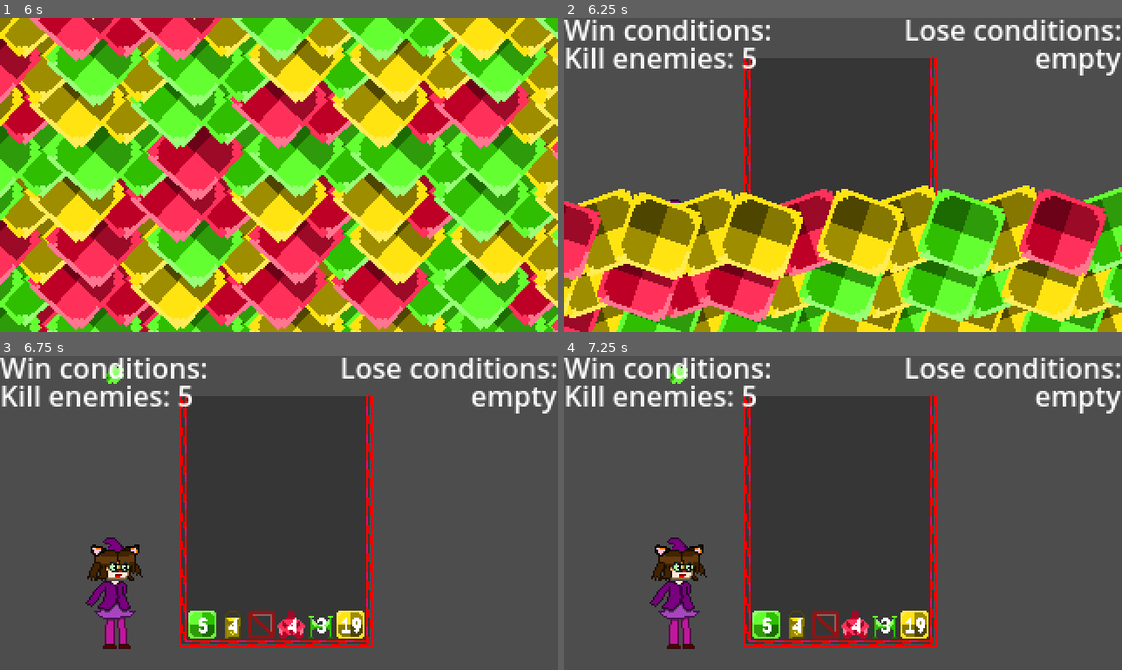
Above: before the commit, frames 1-4 (two rows, left to right).
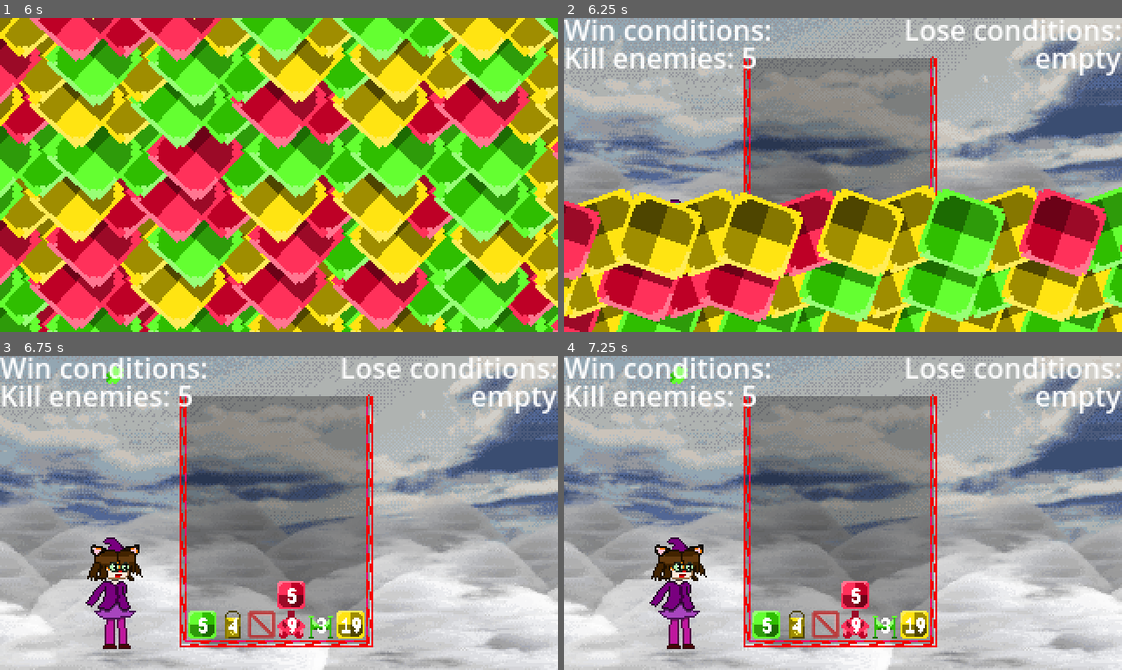
Above: after the commit, the same moments.

Repository: HuskyGameDev/2025f-team2
Game: Godot game, scene res://Scenes/TestScenes/MainMenu.tscn
The game is run twice, just before and just after one commit, with the same random seed, the same clock (stepped at 60 frames per second) and the same inputs.
Inputs (mouse positions are in pixels of both pictures, inside the frame that each line leads up to):
- Up to frame 1 (6 s): click "Play Game" at 0.5 s; click "Play Game" at 1.25 s; hold Right (right) 2.03-2.78 s; hold Z (release) 2.03-2.78 s; hold Down (down) 2.78-3.53 s; tap Z (release) at 2.85, 3.8, 4.35 s; hold Right (right) 3.53-4.28 s; hold R (reroll) 3.53-4.28 s; hold Up (up) 4.28-5.03 s; hold Left (left) 5.03-5.75 s; hold Z (release) 5.03-5.75 s; click (485, 288) at 5.75 s
- Up to frame 2 (6.25 s): no input
- Up to frame 3 (6.75 s): hold Left (left) from 6.53 s (still down); tap R (reroll) at 6.6 s
- Up to frame 4 (7.25 s): keep holding Left (left); tap Z (release) at 6.8 s

Frame 1 is identical in both runs. In frame 2, 54% of the frame differs, in the area x 0-100%, y 0-60%; in frame 3, 93%, in the area x 0-100%, y 0-100%; in frame 4, 93%.
Error in both runs: Invalid access to property or key 'blockValue' on a base object of type 'previously freed'. (res://Scripts/Gameplay/TutorialControl.gd:153)

Commit message:
Return Background and Fixed weird bug

Diff:
--- a/Resources/scripts/LevelState.gd
+++ b/Resources/scripts/LevelState.gd
@@ -3,7 +3,12 @@
 class_name LevelState
 extends Resource
 
+enum Backgrounds{
+	Clouds
+}
+
 @export var levelOrder : PlacementOrder
 @export var blockOrder : BlockOrder
 @export var enemyStats: LevelEnemyStats
 @export var wlconditions: WinLossConditions
+@export var background : Backgrounds
--- a/Scenes/ActualLevels/Level_0 (template)/Level_0.tscn
+++ b/Scenes/ActualLevels/Level_0 (template)/Level_0.tscn
@@ -13,7 +13,6 @@
 [ext_resource type="PackedScene" uid="uid://cwepxmyofmf4r" path="res://Scenes/UI_Objects/pause_menu.tscn" id="12_ig5go"]
 [ext_resource type="Script" uid="uid://xgdtyc2a8otu" path="res://Scripts/UI_Scripts/PauseMenu.gd" id="13_3in4i"]
 [ext_resource type="PackedScene" uid="uid://citcs1qcfo0ru" path="res://Scenes/UI_Objects/WinLoseScreen.tscn" id="14_b2ivo"]
-[ext_resource type="PackedScene" uid="uid://dnr1ycyay0p0u" path="res://Scenes/BackgroundAssets/cloud_background.tscn" id="15_2x6fn"]
 
 [sub_resource type="Gradient" id="Gradient_j3c8t"]
 colors = PackedColorArray(1, 1, 1, 1, 1, 1, 1, 1)
@@ -370,9 +369,6 @@
 
 [node name="WinLoseScreen" parent="." instance=ExtResource("14_b2ivo")]
 
-[node name="Background" parent="." instance=ExtResource("15_2x6fn")]
-visible = false
-
 [node name="ListConditions" type="Control" parent="."]
 layout_mode = 3
 anchors_preset = 0
@@ -405,5 +401,3 @@
 
 [connection signal="pressed" from="BoxFiller/Button" to="BoxFiller" method="_on_reroll_button_pressed"]
 [connection signal="pressed" from="BoxFiller/Button" to="BoxFiller/Button" method="_on_pressed"]
-
-[editable path="Background"]
--- a/Scenes/ActualLevels/Level_0 (template)/Level_0LevelState.tres
+++ b/Scenes/ActualLevels/Level_0 (template)/Level_0LevelState.tres
@@ -1,13 +1,113 @@
-[gd_resource type="Resource" script_class="LevelState" load_steps=5 format=3 uid="uid://cjdqe6klu8mrp"]
+[gd_resource type="Resource" script_class="LevelState" load_steps=23 format=3 uid="uid://cjdqe6klu8mrp"]
 
 [ext_resource type="Resource" uid="uid://b1ne1ap25mign" path="res://Scenes/ActualLevels/Level_0 (template)/Level_0EnemyStats.tres" id="1_86uu3"]
+[ext_resource type="Script" uid="uid://38vanp3lsifc" path="res://Resources/scripts/BlockRows.gd" id="1_kj2ys"]
 [ext_resource type="Script" uid="uid://4qlmb4eym05e" path="res://Resources/scripts/LevelState.gd" id="1_ttqcw"]
+[ext_resource type="Script" uid="uid://b4802g7da1mrw" path="res://Resources/scripts/Block.gd" id="2_emgia"]
 [ext_resource type="Resource" uid="uid://capmwvl2e3a4t" path="res://Scenes/ActualLevels/Level_0 (template)/Level_0PlacementOrder.tres" id="2_twxbd"]
+[ext_resource type="Script" uid="uid://dysfew0ala1lg" path="res://Resources/scripts/LevelBlockOrder.gd" id="3_l7iy4"]
 [ext_resource type="Resource" uid="uid://yrs1yb5ng3nm" path="res://Scenes/ActualLevels/Level_0 (template)/Level_0WinLossConditions.tres" id="4_7qf73"]
+
+[sub_resource type="Resource" id="Resource_xm5v2"]
+script = ExtResource("2_emgia")
+blockType = 0
+blockColor = 0
+value = 5
+metadata/_custom_type_script = "uid://b4802g7da1mrw"
+
+[sub_resource type="Resource" id="Resource_e2w60"]
+script = ExtResource("2_emgia")
+blockType = 0
+blockColor = 0
+value = 5
+metadata/_custom_type_script = "uid://b4802g7da1mrw"
+
+[sub_resource type="Resource" id="Resource_bs22u"]
+script = ExtResource("2_emgia")
+blockType = 0
+blockColor = 0
+value = 5
+metadata/_custom_type_script = "uid://b4802g7da1mrw"
+
+[sub_resource type="Resource" id="Resource_l3awb"]
+script = ExtResource("2_emgia")
+blockType = 0
+blockColor = 0
+value = 5
+metadata/_custom_type_script = "uid://b4802g7da1mrw"
+
+[sub_resource type="Resource" id="Resource_t0o56"]
+script = ExtResource("1_kj2ys")
+blocks = Array[ExtResource("2_emgia")]([SubResource("Resource_xm5v2"), SubResource("Resource_e2w60"), SubResource("Resource_bs22u"), SubResource("Resource_l3awb"), null, null])
+metadata/_custom_type_script = "uid://38vanp3lsifc"
+
+[sub_resource type="Resource" id="Resource_bnes5"]
+script = ExtResource("2_emgia")
+blockType = 0
+blockColor = 1
+value = 5
+metadata/_custom_type_script = "uid://b4802g7da1mrw"
+
+[sub_resource type="Resource" id="Resource_0uxfl"]
+script = ExtResource("2_emgia")
+blockType = 0
+blockColor = 1
+value = 5
+metadata/_custom_type_script = "uid://b4802g7da1mrw"
+
+[sub_resource type="Resource" id="Resource_46wlu"]
+script = ExtResource("2_emgia")
+blockType = 0
+blockColor = 1
+value = 5
+metadata/_custom_type_script = "uid://b4802g7da1mrw"
+
+[sub_resource type="Resource" id="Resource_2ewu3"]
+script = ExtResource("1_kj2ys")
+blocks = Array[ExtResource("2_emgia")]([SubResource("Resource_bnes5"), SubResource("Resource_0uxfl"), SubResource("Resource_46wlu"), null, null, null])
+metadata/_custom_type_script = "uid://38vanp3lsifc"
+
+[sub_resource type="Resource" id="Resource_71ore"]
+script = ExtResource("2_emgia")
+blockType = 0
+blockColor = 2
+value = 5
+metadata/_custom_type_script = "uid://b4802g7da1mrw"
+
+[sub_resource type="Resource" id="Resource_5e50x"]
+script = ExtResource("2_emgia")
+blockType = 0
+blockColor = 2
+value = 5
+metadata/_custom_type_script = "uid://b4802g7da1mrw"
+
+[sub_resource type="Resource" id="Resource_x7yle"]
+script = ExtResource("1_kj2ys")
+blocks = Array[ExtResource("2_emgia")]([SubResource("Resource_71ore"), SubResource("Resource_5e50x"), null, null, null, null])
+metadata/_custom_type_script = "uid://38vanp3lsifc"
+
+[sub_resource type="Resource" id="Resource_y2r4a"]
+script = ExtResource("2_emgia")
+blockType = 0
+blockColor = 0
+value = 5
+metadata/_custom_type_script = "uid://b4802g7da1mrw"
+
+[sub_resource type="Resource" id="Resource_150pf"]
+script = ExtResource("1_kj2ys")
+blocks = Array[ExtResource("2_emgia")]([SubResource("Resource_y2r4a"), null, null, null, null, null])
+metadata/_custom_type_script = "uid://38vanp3lsifc"
+
+[sub_resource type="Resource" id="Resource_2xwni"]
+script = ExtResource("3_l7iy4")
+levelOrder = Array[ExtResource("1_kj2ys")]([SubResource("Resource_t0o56"), SubResource("Resource_2ewu3"), SubResource("Resource_x7yle"), SubResource("Resource_150pf")])
+metadata/_custom_type_script = "uid://dysfew0ala1lg"
 
 [resource]
 script = ExtResource("1_ttqcw")
 levelOrder = ExtResource("2_twxbd")
+blockOrder = SubResource("Resource_2xwni")
 enemyStats = ExtResource("1_86uu3")
 wlconditions = ExtResource("4_7qf73")
+background = 0
 metadata/_custom_type_script = "uid://4qlmb4eym05e"
--- a/Scenes/TestScenes/TestScene.tscn
+++ b/Scenes/TestScenes/TestScene.tscn
@@ -94,6 +94,7 @@
 blockOrder = SubResource("Resource_au50a")
 enemyStats = ExtResource("3_j3c8t")
 wlconditions = ExtResource("4_nxyhc")
+background = 0
 metadata/_custom_type_script = "uid://4qlmb4eym05e"
 
 [sub_resource type="Gradient" id="Gradient_j3c8t"]
--- a/Scenes/TestScenes/TutorialLevel.tscn
+++ b/Scenes/TestScenes/TutorialLevel.tscn
@@ -11,9 +11,6 @@
 
 [node name="Border" parent="LevelManager" index="0"]
 default_color = Color(1, 0, 1, 1)
-
-[node name="Background" parent="LevelManager" index="5"]
-visible = false
 
 [node name="TutorialController" type="Control" parent="." node_paths=PackedStringArray("label", "textbox", "levelmngr", "boxfill", "levelgrid")]
 process_mode = 3
--- a/Scenes/TestScenes/WinLoseTesting.tscn
+++ b/Scenes/TestScenes/WinLoseTesting.tscn
@@ -14,25 +14,6 @@
 winlosescreen = NodePath("../WinLoseScreen")
 listWins = NodePath("../ListConditions/WinCons")
 listLoses = NodePath("../ListConditions/LoseCons")
-
-[node name="Background" parent="Level" index="5"]
-self_modulate = Color(0.784916, 0.440414, 0.523723, 1)
-
-[node name="Cloud4" parent="Level/Background/Node2D" index="0"]
-modulate = Color(1, 0.101961, 0.054902, 1)
-
-[node name="Cloud3" parent="Level/Background/Node2D" index="1"]
-modulate = Color(1, 0.101961, 0.054902, 1)
-
-[node name="Cloud2" parent="Level/Background/Node2D" index="2"]
-modulate = Color(1, 0.101961, 0.054902, 1)
-
-[node name="Cloud1" parent="Level/Background/Node2D" index="3"]
-modulate = Color(1, 0.101961, 0.054902, 1)
-
-[node name="CloudyBG" parent="Level/Background/Node2D" index="4"]
-self_modulate = Color(1, 0.241491, 0.841193, 1)
-material = null
 
 [node name="ListConditions" type="Control" parent="."]
 layout_mode = 3
@@ -101,5 +82,4 @@
 [connection signal="pressed" from="Reset/Restart" to="Reset/Restart" method="_on_pressed"]
 
 [editable path="Level"]
-[editable path="Level/Background"]
 [editable path="WinLoseScreen"]
--- a/Scripts/Gameplay/BoxHandler.gd
+++ b/Scripts/Gameplay/BoxHandler.gd
@@ -16,6 +16,10 @@
 var bType : BlockType = BlockType.Block
 
 var placed : bool
+
+var prePlaced : bool = false
+var prePlaceInvinc : int = 5
+
 var floating : bool = true
 
 signal on_placed
@@ -35,10 +39,16 @@
 func _onFallTick():
 	if floating:
 		return
+	if prePlaced:
+		if prePlaceInvinc <= 0:
+			prePlaced = false
+		prePlaceInvinc -= 1
+		return
 	if bType == BlockType.Block:
 		if levelGrid != null and levelGrid.get_all_blocks_in_board().find(self) == -1:
 			# debugging fallback
 			print("BoxHandler: not found in board list: color=", str(bColor), " value=", str(blockValue))
+
 		if levelGrid != null:
 			levelGrid.setPositionOfBlockOnBoard(self)
 		if blockValue >= bombThreshold:
@@ -95,14 +105,14 @@
 func moveDown(control : bool = true):
 	if (bPosition.y - 1) < 0:
 		await levelGrid.place_block(self)
-		if control:
+		if control and not prePlaced:
 			levelGrid.next_block()
 		return
 
 	var below = levelGrid.blocks[bPosition.y - 1][bPosition.x]
 	if below != null:
 		# --- Enemy collision ---
-		if below.bType == BlockType.Enemy:
+		if below.bType == BlockType.Enemy and not prePlaced:
 			# call enemy collision logic (enemy will handle color check/damage)
 			if below.has_method("on_block_collision"):
 				below.on_block_collision(self)
@@ -117,7 +127,7 @@
 			return
 
 		# --- Indestructible handling ---
-		if below.bType == BlockType.Indestructible:
+		if below.bType == BlockType.Indestructible and not prePlaced:
 			if control:
 				await levelGrid.place_block(self)
 				levelGrid.next_block()
@@ -126,7 +136,7 @@
 			return
 
 		# --- Merge handling ---
-		elif levelGrid.blockCheck(levelGrid.blocks[bPosition.y][bPosition.x], below):
+		elif levelGrid.blockCheck(levelGrid.blocks[bPosition.y][bPosition.x], below) and not prePlaced:
 			levelGrid.mergeBlocks(levelGrid.blocks[bPosition.y][bPosition.x], below)
 			if control:
 				levelGrid.next_block()
@@ -136,7 +146,7 @@
 
 		# --- Normal stop ---
 		else:
-			if control:
+			if control and not prePlaced:
 				await levelGrid.place_block(self)
 				levelGrid.next_block()
 			if has_signal("on_placed"):
--- a/Scripts/Gameplay/GlobalNodeLoader.gd
+++ b/Scripts/Gameplay/GlobalNodeLoader.gd
@@ -9,3 +9,6 @@
 var static_enemy_node = load("res://Scenes/GameObjects/enemyStatic.tscn")
 var floater_enemy_node = load("res://Scenes/GameObjects/enemyFloater.tscn")
 var painter_enemy_node = load("res://Scenes/GameObjects/enemyPainter.tscn")
+
+# Background scenes
+var clouds = load("res://Scenes/BackgroundAssets/cloud_background.tscn")
--- a/Scripts/Gameplay/IndestructableBlock.gd
+++ b/Scripts/Gameplay/IndestructableBlock.gd
@@ -2,7 +2,6 @@
 
 func _init() -> void:
 	bType = BlockType.Indestructible
-	bColor = 255
 
 func _ready() -> void:
 	_updateBoxText()
--- a/Scripts/Gameplay/LevelGrid.gd
+++ b/Scripts/Gameplay/LevelGrid.gd
@@ -22,7 +22,7 @@
 		for j in grid_size.x:
 			blocks[i].append(null) # Set a starter value for each position
 
-func addBlock(block : BoxHandler):
+func addBlock(block : BoxHandler, active: bool = true):
 	block.levelGrid = self
 	block.onAdd()
 	if block.get_parent() != null:
@@ -30,8 +30,9 @@
 	add_child(block)
 	blocks[block.bPosition.y][block.bPosition.x] = block
 	levelManager.fallTimer.timeout.connect(block._onFallTick)
-	if block.bType != BoxHandler.BlockType.Arrow:
-		setActiveBlock(block)
+	if active == true:
+		if block.bType != BoxHandler.BlockType.Arrow:
+			setActiveBlock(block)
 	setPositionOfBlockOnBoard(block)
 
 func removeBlock(block : BoxHandler):
--- a/Scripts/Gameplay/LevelManager.gd
+++ b/Scripts/Gameplay/LevelManager.gd
@@ -137,7 +137,19 @@
 	if(winlosescreen != null):
 		winlosescreen.loseGame()
 
+func _create_background(index:int):
+	match index:
+		0:
+			var bg = GlobalNodeLoader.clouds.instantiate()
+			add_child(bg)
+
 func _ready() -> void:
+	if currentLevelState == null:
+		push_error("No level state found! Aborting...")
+		return
+
+	_create_background(currentLevelState.background)
+
 	if currentLevelState.wlconditions == null:
 		push_error("No win loss conditions!")
 	if currentLevelState.levelOrder == null:
@@ -228,14 +240,15 @@
 
 func spawnBlockAtPosition(type, bposition:Vector2i, color, value : int):
 	var new_block = getSpeficBlock(type)
-	print(type)
 	new_block.lvlMngr = self
 	new_block._set_color(color)
 	new_block.bPosition = bposition
 	new_block.levelGrid = boxGrid
 	new_block.blockValue = value
-	boxGrid.addBlock(new_block)
+	boxGrid.addBlock(new_block, false)
+	await get_tree().process_frame
 	new_block.placed = true
+	new_block.prePlaced = true
 
 func spawnEnemyAtPosition(type, bposition:Vector2i, color):
 	var enemy_scene: PackedScene = get_enemy_scene(type)
@@ -263,7 +276,6 @@
 				if block.blockType != block.BlockType.Enemy:
 					spawnBlockAtPosition(translatedBlockType(block.blockType), pos, block.blockColor, block.value)
 				else:
-					print(block.blockType)
 					spawnEnemyAtPosition(block.enemyType, pos, block.blockColor)
 			pos.x += 1
 		pos.x = 0
Not shown: 1 places in Scenes/ActualLevels/Level_0 (template)/Level_0.tscn that only renumber resources
